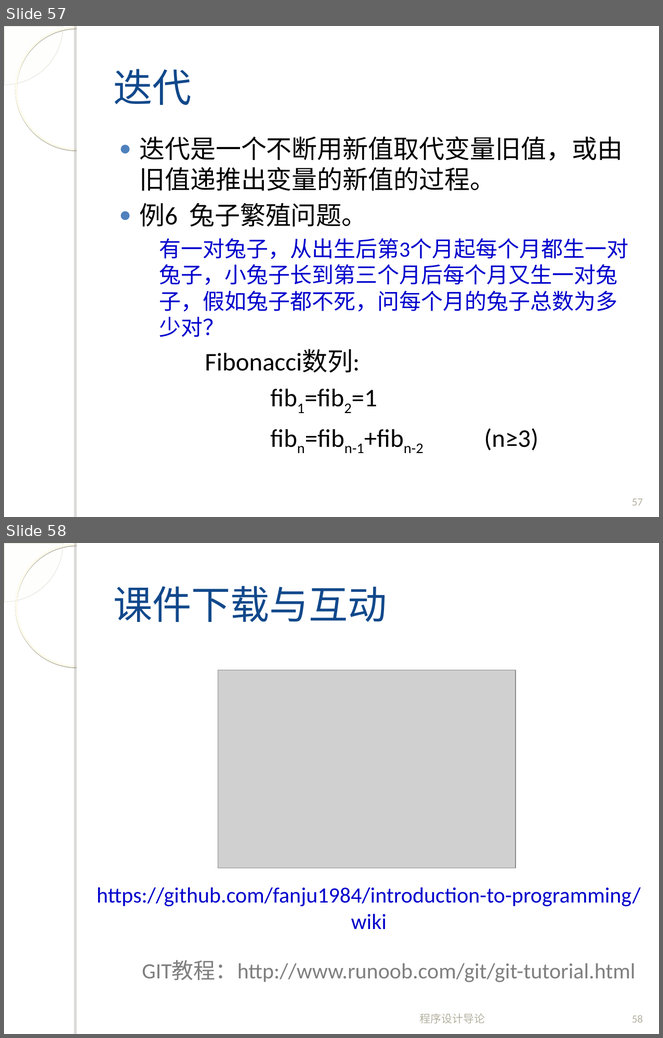
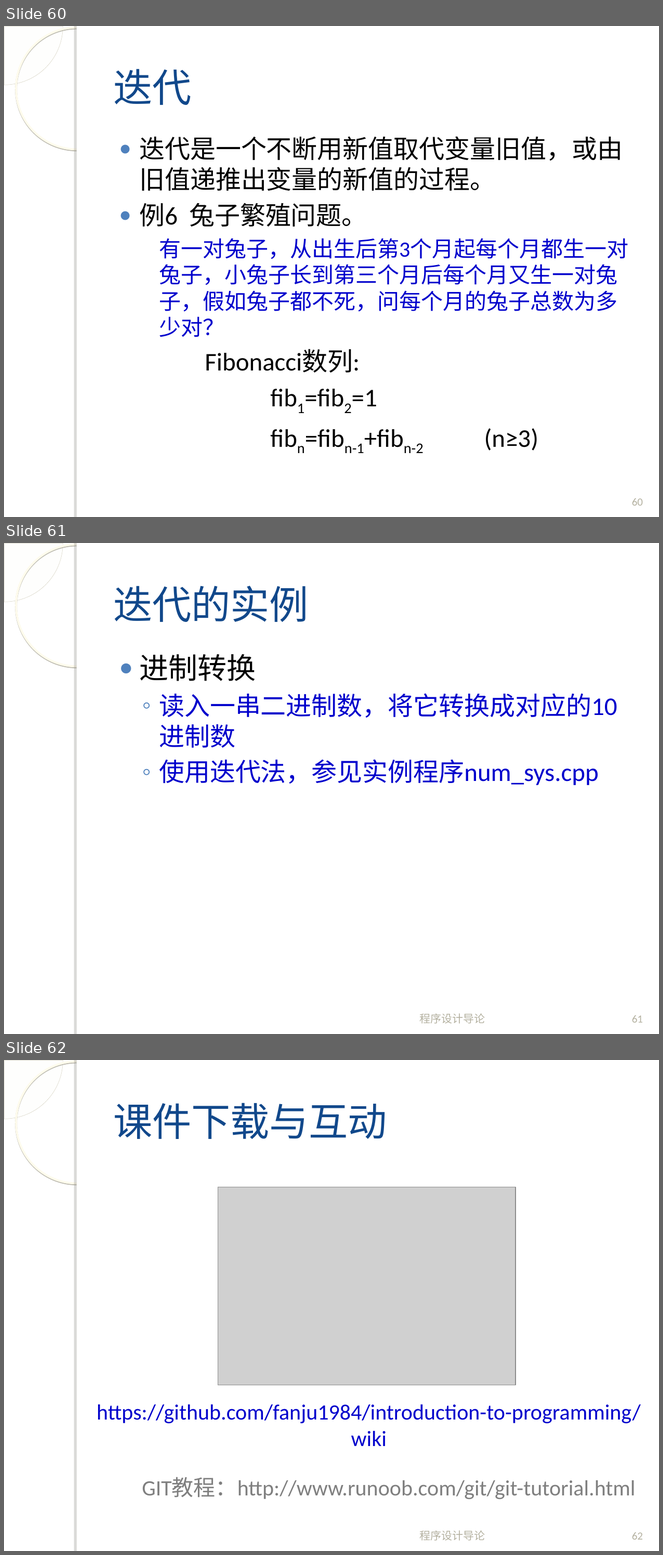
Before and after one commit to fanju1984/introduction-to-programming, a slide deck: introduction-to-programming/slides/2018/04-Control-Statement-2.ppt. Shown one above the other, each under a label of ours: slides 57 and 58 before the commit, slides 60, 61 and 62 after it. The pictures are 663x1038 and 663x1555 pixels, drawn with LibreOffice and Linux fonts; fonts in the diff are those of the drawing; grey boxes stand for pictures; background and template pictures are left out. Boxes give left, top, right and bottom in pixels: in the first picture for what was removed or moved away, otherwise in the second. Text is boxed around its words. In the diff, an @@ line names an element or a change of style, - is before the commit and + after.

```diff
--- a/introduction-to-programming/slides/2018/04-Control-Statement-2.ppt
+++ b/introduction-to-programming/slides/2018/04-Control-Statement-2.ppt
@@ slide 61 added at [4, 543, 659, 1034], background picture (left out); not listed: 4 template elements that a slide beside it also shows @@
@@ title added at [113, 586, 309, 622], 43 pt, text #11488B @@
+迭代的实例
@@ text added at [139, 654, 617, 785], 28 pt, text #0000CC @@
+● 进制转换
+  ◦ 读入一串二进制数，将它转换成对应的10进制数
+  ◦ 使用迭代法，参见实例程序num_sys.cpp
@@ text added at [420, 1014, 486, 1024], 12 pt, text #B4B1A0 @@
+程序设计导论
@@ page number added at [632, 1016, 643, 1023], 12 pt, text #B4B1A0 @@
+61
@@ what was slide 57 is now slide 60 @@
@@ page number at [632, 499, 643, 506]: text changed @@
-57
+60
@@ what was slide 58 is now slide 62 @@
@@ page number at [632, 1533, 643, 1540]: text changed @@
-58
+62
```
Also in this commit, not shown: 8 other slides added, 5 slides removed, 7 other files.
